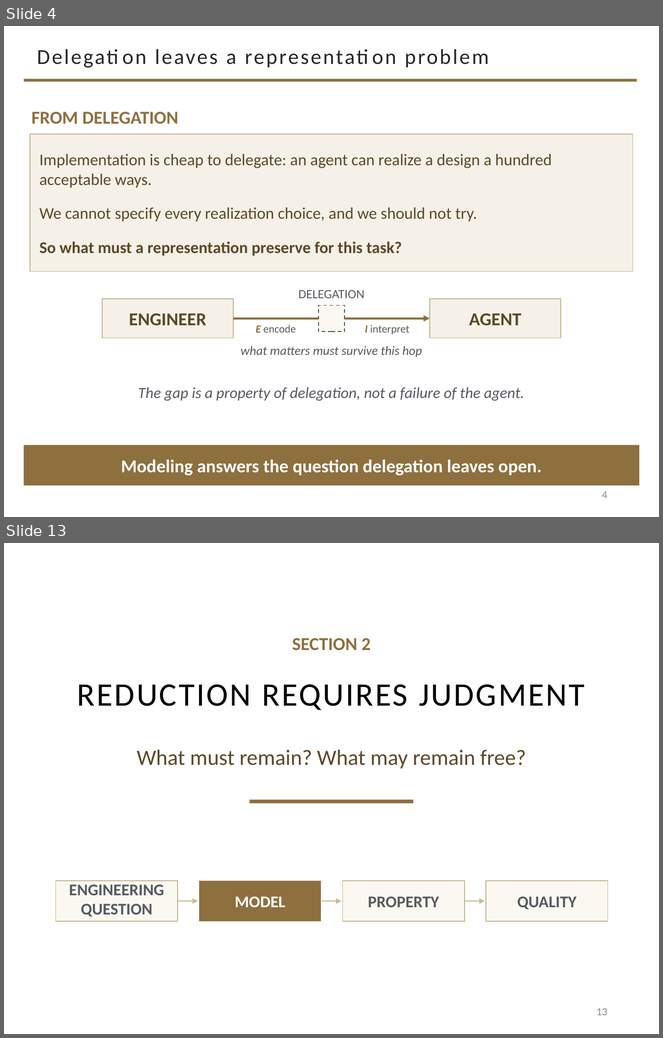
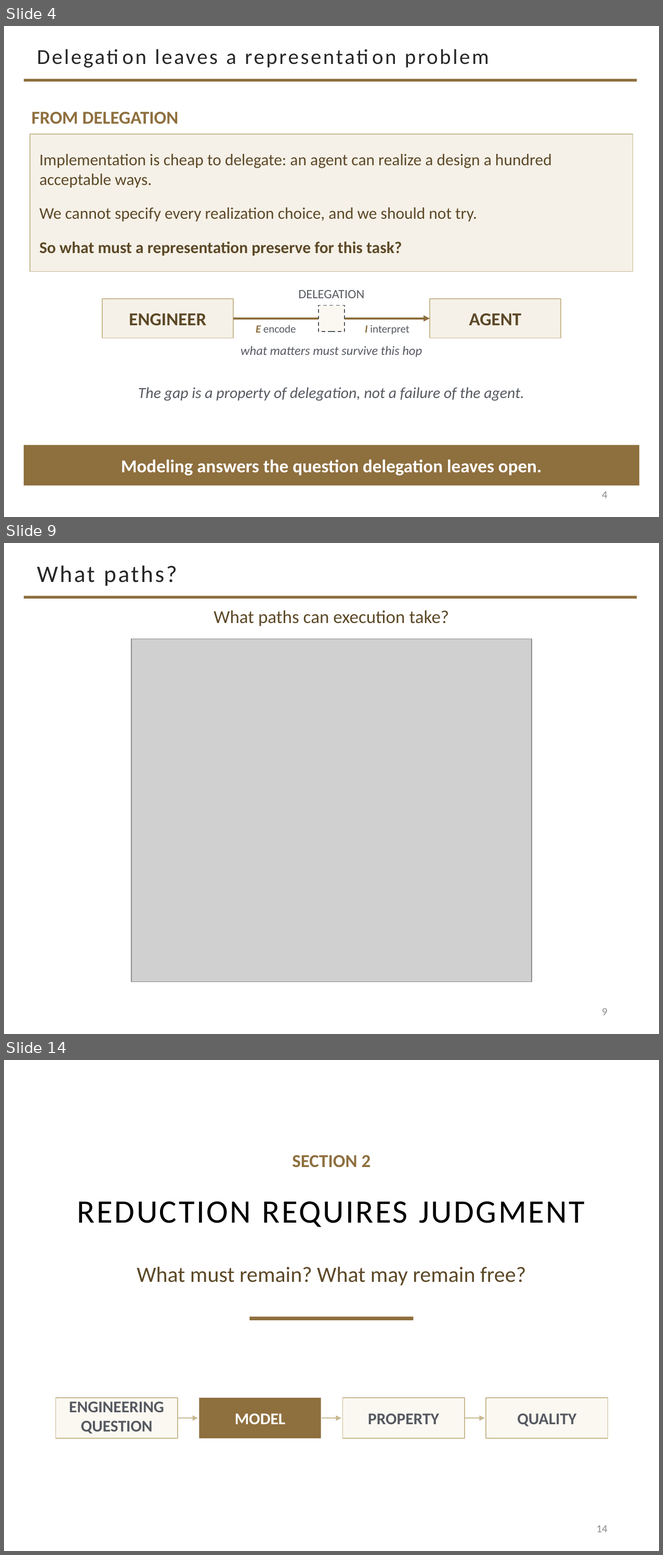
Before and after one commit to davisjam/model-based-agentic-software-engineering, a slide deck: course/lectures/act-2-delegation-and-control/02-modeling/2-2-Modeling-1-Purposeful-Reduction.pptx. Shown one above the other, each under a label of ours: slides 4 and 13 before the commit, slides 4, 9 and 14 after it; the slides between them are not shown. The pictures are 663x1038 and 663x1555 pixels, drawn with LibreOffice and Linux fonts; fonts in the diff are those of the drawing; grey boxes stand for pictures; background and template pictures are left out. Boxes give left, top, right and bottom in pixels: in the first picture for what was removed or moved away, otherwise in the second. Text is boxed around its words. In the diff, an @@ line names an element or a change of style, - is before the commit and + after.

```diff
--- a/course/lectures/act-2-delegation-and-control/02-modeling/2-2-Modeling-1-Purposeful-Reduction.pptx
+++ b/course/lectures/act-2-delegation-and-control/02-modeling/2-2-Modeling-1-Purposeful-Reduction.pptx
@@ slide 9 added at bbox=[4, 543, 659, 1034], background #FFFFFF; not listed: 1 template element that a slide beside it also shows @@
@@ title added at bbox=[37, 565, 177, 586], 26 pt, text #262626 @@
+What paths?
@@ text added at bbox=[214, 610, 450, 626], 20 pt, text #5C4826 @@
+What paths can execution take?
@@ picture added at bbox=[131, 639, 531, 982] @@
@@ page number added at bbox=[602, 1008, 608, 1016], 12 pt, text #8C8C8C @@
+9
@@ what was slide 13 is now slide 14 @@
@@ page number at bbox=[597, 1525, 608, 1533]: text changed @@
-13
+14
```
Also in this commit, not shown: 2 slides changed, 6 other slides added, 6 slides removed, 1 other file.
